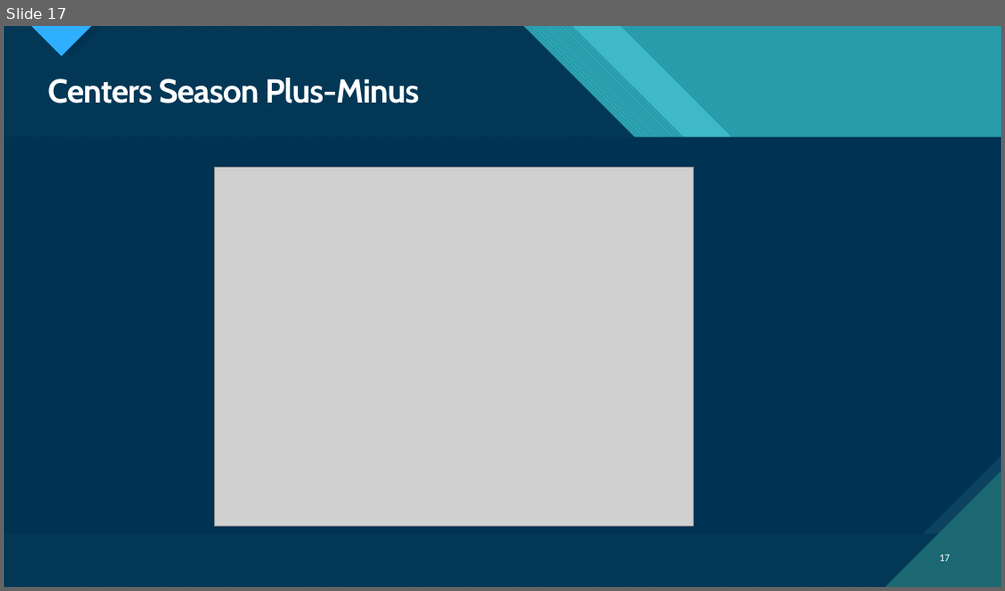
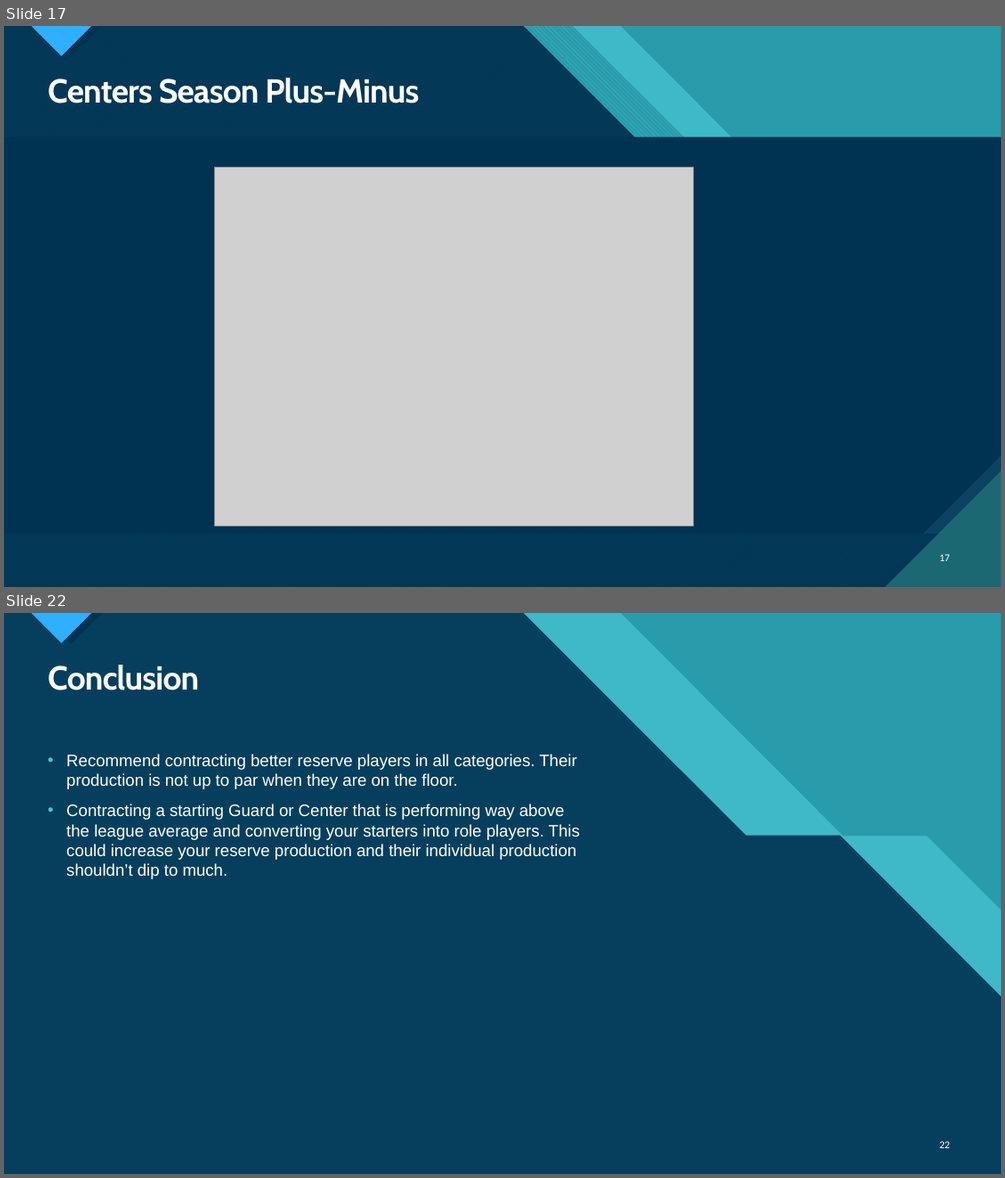
Before and after one commit to CandaceDoesData/Group_Project_1, a slide deck: DRC-Presentation.pptx. Shown one above the other, each under a label of ours: slide 17 before the commit, slides 17 and 22 after it; the slides between them are not shown. The pictures are 1005x591 and 1005x1178 pixels, drawn with LibreOffice and Linux fonts; fonts in the diff are those of the drawing; grey boxes stand for pictures. Boxes give left, top, right and bottom in pixels: in the first picture for what was removed or moved away, otherwise in the second. Text is boxed around its words. In the diff, an @@ line names an element or a change of style, - is before the commit and + after.

```diff
--- a/DRC-Presentation.pptx
+++ b/DRC-Presentation.pptx
@@ slide 22 added at (4,613,1001,1174), background #47C3D3; not listed: 14 template elements that a slide beside it also shows @@
@@ title added at (48,665,199,690), 32 pt, text #FFFFFF, bold @@
+Conclusion
@@ text added at (66,754,580,879), 16 pt, text #FFFFFF @@
+• Recommend contracting better reserve players in all categories. Their production is not up to par when they are on the floor.
+• Contracting a starting Guard or Center that is performing way above the league average and converting your starters into role players. This could increase your reserve production and their individual production shouldn’t dip to much.
@@ page number added at (939,1141,950,1148), 10 pt, text #FFFFFF @@
+22
```
Also in this commit, not shown: 5 other slides added, 1 slide removed.
